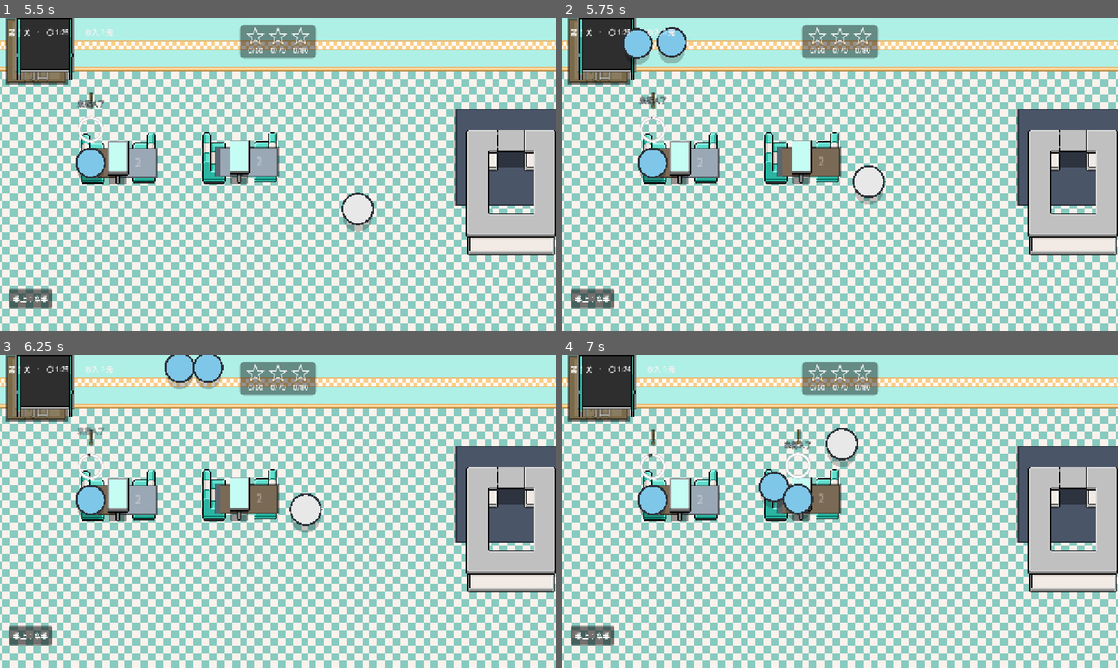
Above: before the commit, frames 1-4 (two rows, left to right).
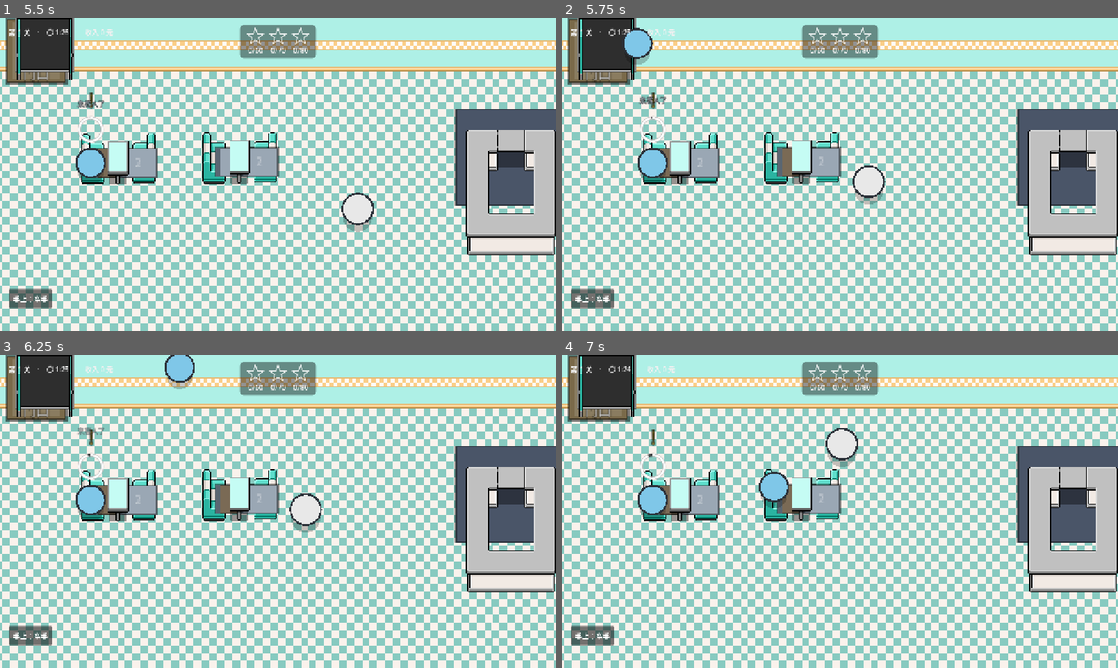
Above: after the commit, the same moments.

Repository: CalicocoJ/MMRestaurant
Game: Godot game, scene res://scenes/main.tscn
Two runs of this game, one before a commit and one after it. Both use one fixed random seed, a clock stepped at 60 frames per second and the inputs below.
Inputs (mouse positions are in pixels of both pictures, inside the frame that each line leads up to):
- Up to frame 1 (5.5 s): click "开始游戏" at 0.5 s; tap Enter at 1.25 s; move the mouse to (400, 158) at 1.27 s; click (400, 158) at 1.42 s; move the mouse to (166, 190) at 2.02 s; click (166, 190) at 2.17 s; move the mouse to (333, 105) at 2.77 s; click (333, 105) at 2.92 s; move the mouse to (250, 237) at 3.52 s; click (250, 237) at 3.67 s; move the mouse to (444, 221) at 4.27 s; click (444, 221) at 4.42 s; move the mouse to (111, 127) at 5.02 s; click (111, 127) at 5.17 s
- Up to frame 2 (5.75 s): no input
- Up to frame 3 (6.25 s): move the mouse to (305, 511) at 5.77 s; click (305, 511) at 5.92 s
- Up to frame 4 (7 s): move the mouse to (756, 433) at 6.52 s; click (756, 433) at 6.67 s

Frame 1 is identical in both runs. In frame 2, 0.9% of the frame differs, in the area x 17-50%, y 2-51%; in frame 3, 0.9%; in frame 4, 1.2%, in the area x 39-50%, y 23-53%.

Commit message:
菜单改为 3 道菜，并让柜台食物能自己发现填错的 item_id
menu.json：改为 cheesecake 芝士蛋糕 10 元 / burger 汉堡 15 元 / hotdog 热狗 12 元，
饮品清空（drink_items = []）。三道菜都标 main:true —— 它们就是本店全部正餐，
点单池里全是主食，「整桌至少一份主食」这条规则自动满足，永不会触发重摇。

counter_food：新增 item_id 校验。原来只检查「非空」，填错的后果是静默的：
这份餐取到手上之后和订单 id 对不上，永远送不出去，客人一直等到气走而控制台不报错。
现在 id 不在菜单里就 push_error 并隐藏该节点，还会指出疑似原因
（误填成下拉显示文本 burger:汉堡 → 提示应该是 burger）。

level：修 _has_kind() 的 int(null) 报错。World 下没有 kind 属性的节点
（装饰 Node2D / Marker）会让 int(child.get(kind)) 抛
Nonexistent int constructor，每次遍历家具刷一屏错误。
kind 本身是 int，直接 == 比较即可，null 不等于任何 int。

constants：餐品 id 常量对齐新菜单（去掉 fries/chicken/cola，补 hotdog/cheesecake）。

Diff:
--- a/data/menu.json
+++ b/data/menu.json
@@ -1,23 +1,22 @@
 {
-  "_comment": "菜单。加后厨餐品进 kitchen_items，加饮品进 drink_items，代码不用改。",
+  "_comment": "菜单。加菜进 kitchen_items，代码不用改。",
   "_fields": {
-    "id": "唯一标识，代码与订单里用它",
-    "name": "显示名（订单栏、后厨 UI、饮料机 UI、头顶气泡都用它）",
+    "id": "唯一标识，代码与订单里用它（柜台食物的 item_id 必须是这里的某个 id）",
+    "name": "显示名（订单栏、头顶气泡、飘字都用它）",
     "price": "菜价（元）",
-    "color": "占位色（十六进制，不带 #）",
+    "color": "占位色（十六进制，不带 #）；没贴图时画色块，订单票上的小色块也用它",
     "main": "true = 主食。客人点单时「整桌至少点 min_main_per_group 份主食」只认这些菜（见 config.json 的同名键）",
-    "start_level": "从第几关开始出现（可选，默认 1）。这一关之前：饮料机里没有它的按钮，客人也不会点它"
+    "start_level": "从第几关开始出现（可选，默认 1）。这一关之前客人不会点它"
   },
+  "_main_note": "三道菜都标 main:true —— 它们就是本店的全部正餐。好处是点单池里全是主食，「至少一份主食」这条规则自动满足，永远不会触发重摇。",
 
   "kitchen_items": [
-    { "id": "burger",  "name": "汉堡",   "price": 15, "color": "c0392b", "main": true },
-    { "id": "fries",   "name": "薯条",   "price": 6,  "color": "f2c230", "main": true },
-    { "id": "chicken", "name": "炸鸡块", "price": 12, "color": "b5651d", "main": true }
+    { "id": "cheesecake", "name": "芝士蛋糕", "price": 10, "color": "e0b04a", "main": true },
+    { "id": "burger",     "name": "汉堡",     "price": 15, "color": "c0392b", "main": true },
+    { "id": "hotdog",     "name": "热狗",     "price": 12, "color": "b5651d", "main": true }
   ],
 
-  "drink_items": [
-    { "id": "cola",  "name": "可乐", "price": 3, "color": "3f6fb5" },
-    { "id": "juice", "name": "橙汁", "price": 5, "color": "e8811f" },
-    { "id": "lemonade", "name": "柠檬水", "price": 2, "color": "f5e663", "start_level": 3 }
-  ]
+  "_drink_note": "暂时没有饮品。柜台上的食物是唯一的取餐来源；饮料机那条线以后要改时再把饮品加回来。",
+
+  "drink_items": []
 }
--- a/scripts/core/constants.gd
+++ b/scripts/core/constants.gd
@@ -9,10 +9,17 @@
 
 
 # ── 餐品 ID ────────────────────────────────────────────────────────
+## 【这些常量必须和 menu.json 里的 id 一致】
+## 不一致的后果是静默的：代码里用常量、"点单"用 menu.json 的 id，
+## 两边对不上就永远匹配不了（客人等到气走，控制台不报错）。
+## `tools/check_order_rule.gd` 会拿这里的值去核对 menu.json，别改坏它。
+##
+## 【当前菜单只有三道菜】见 data/menu.json 的 kitchen_items：
+##   cheesecake 芝士蛋糕 10 元 / burger 汉堡 15 元 / hotdog 热狗 12 元
+## 以后加菜记得同时在这里补常量（只给代码里真正要引用的菜加）。
+const CHEESECAKE := "cheesecake"
 const BURGER := "burger"
-const FRIES := "fries"
-const CHICKEN := "chicken"
-const COLA := "cola"
+const HOTDOG := "hotdog"
 
 
 # ── 客人状态 ───────────────────────────────────────────────────────
--- a/scripts/level/level.gd
+++ b/scripts/level/level.gd
@@ -352,9 +352,15 @@
 
 
 ## World 下有没有至少一件某种 kind 的家具？
+##
+## 【为什么不能写 int(child.get("kind"))】
+## `World` 下面未必每件东西都有 `kind`：装饰用的 `Node2D`、Marker 之类都没有。
+## 而在 Godot 里 `get("kind")` 对不存在的属性返回 **null**，`int(null)` 会直接
+## 抛 `Invalid call. Nonexistent 'int' constructor.` —— 每次遍历家具都刷一屏错误。
+## `kind` 本身是 int，直接 `==` 比较即可；null 不等于任何 int，自然跳过。
 func _has_kind(k: int) -> bool:
 	for child in world.get_children():
-		if int(child.get("kind")) == k:
+		if child.get("kind") == k:
 			return true
 	return false
 
--- a/scripts/world/counter_food.gd
+++ b/scripts/world/counter_food.gd
@@ -90,16 +90,61 @@
 ## `World` 下、仍然会被 `ClickRouter` 遍历到 —— 于是**你看不到它，却能点到它**。
 ## 那种「点了空气却取到一份餐」的 bug 极难理解，所以隐藏时把点击范围也清空。
 func _apply_level_visibility() -> void:
-	var lv := 1
 	if Engine.is_editor_hint():
 		# 编辑器里不按关卡隐藏，否则你没法摆后面关卡才出现的食物
 		visible = true
 		queue_redraw()
 		return
-	lv = Game.level_index
-	var on := Config.item_available_at(item_id, lv) if item_id != "" else false
-	visible = on
+
+	# 【最要紧的一条：id 必须真实存在于菜单里】
+	# `item_id` 填错（拼错、大小写不对、或误填成下拉的显示文本 "burger:汉堡"）
+	# 的后果是**静默**的：这份餐取到手上之后，和订单里的 id 对不上，
+	# 于是**永远送不出去** —— 客人一直等到气走，而控制台一个字都不报。
+	# 所以这里主动校验并吼出来，让摆场景的人 F5 一眼就能看到。
+	if item_id == "":
+		visible = false
+		queue_redraw()
+		return
+	if not Config.has_item(item_id):
+		push_error("[柜台食物] %s 的 item_id=\"%s\" 不在菜单里 —— 这份餐将永远无法送出。%s"
+			% [name, item_id, _suggest_item_id()])
+		visible = false          # 摆一份取不出来的假食物没有意义
+		queue_redraw()
+		return
+
+	visible = Config.item_available_at(item_id, Game.level_index)
 	queue_redraw()
+
+
+## 猜一个"你大概想填什么"，附在错误信息里，省得去翻 menu.json。
+##
+## 常见成因是误把下拉的显示文本存了进来（`burger:汉堡` 而不是 `burger`），
+## 所以先按冒号切一刀，再看切出来的前半段是不是合法 id。
+func _suggest_item_id() -> String:
+	var trimmed := item_id.strip_edges()
+	if trimmed.contains(":"):
+		var head := trimmed.split(":")[0]
+		if Config.has_item(head):
+			return "应该是 \"%s\"（你填的是下拉的显示文本）。" % head
+	var best := ""
+	for it in Config.kitchen_items:
+		var id := String(it.get("id", ""))
+		# 子串命中就提示，比如填了 "burgerr"、"cheese" 也能给出方向
+		if best == "" and (id.begins_with(trimmed) or trimmed.begins_with(id)):
+			best = id
+	if best != "":
+		return "菜单里有 \"%s\"，是不是想填它？" % best
+	return "菜单里的 id 是：%s。" % ", ".join(_menu_ids())
+
+
+## 菜单里现有全部餐品的 id（拼成错误提示用）。
+func _menu_ids() -> Array[String]:
+	var out: Array[String] = []
+	for it in Config.kitchen_items:
+		out.append(String(it.get("id", "")))
+	for it in Config.drink_items:
+		out.append(String(it.get("id", "")))
+	return out
 
 
 ## 现在能不能点（ClickRouter 会调它）。
